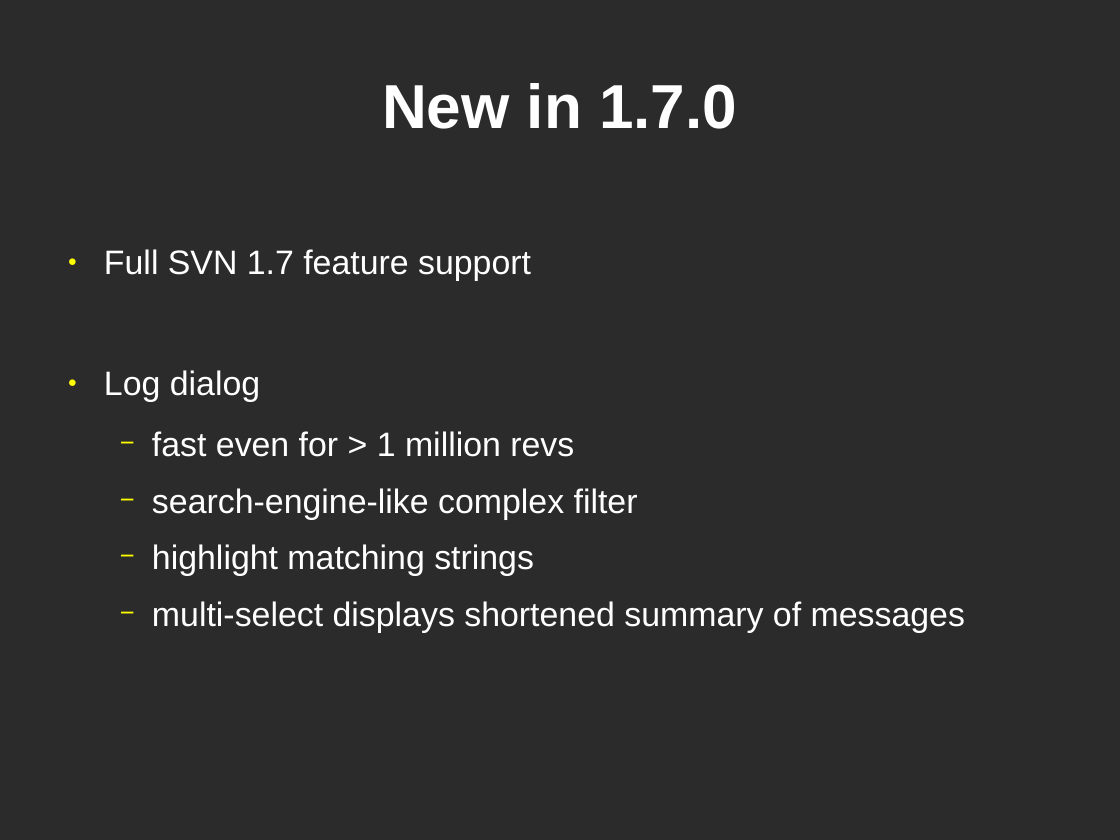
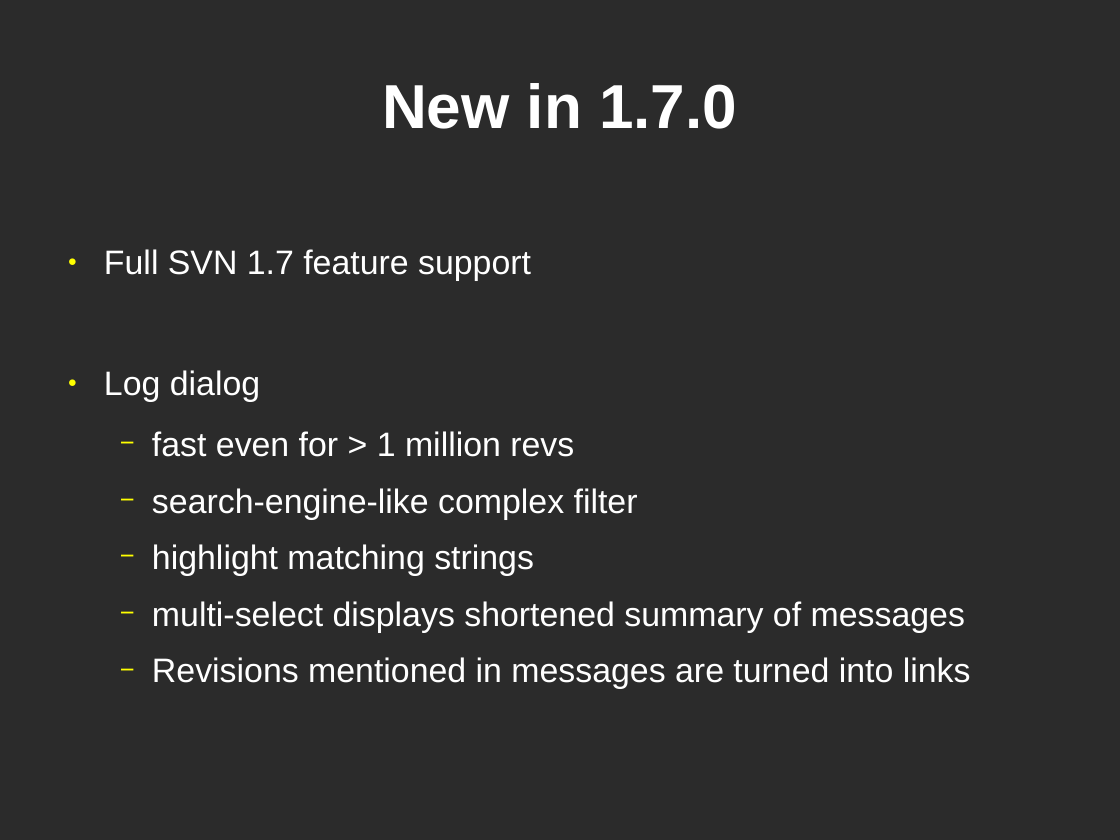
Before and after one commit to josesimoes/TortoiseSVN, a slide deck: slide 4 of doc/presentations/Subversion Live 2011/tsvn17andbeyond.odp. Drawn at 1120x840 pixels with LibreOffice and Linux fonts; fonts in the diff are those of the drawing; background and template pictures are left out; a plain dark background stands for a picture behind light text. Boxes give left, top, right and bottom in pixels: in the first picture for what was removed or moved away, otherwise in the second. Text is boxed around its words. In the diff, an @@ line names an element or a change of style, - is before the commit and + after.

```diff
--- a/doc/presentations/Subversion Live 2011/tsvn17andbeyond.odp
+++ b/doc/presentations/Subversion Live 2011/tsvn17andbeyond.odp
@@ text at box(152, 657, 971, 689): paragraph added @@
+  − Revisions mentioned in messages are turned into links
```
Also in this commit, not shown: 6 other slides changed, 1 other file.
